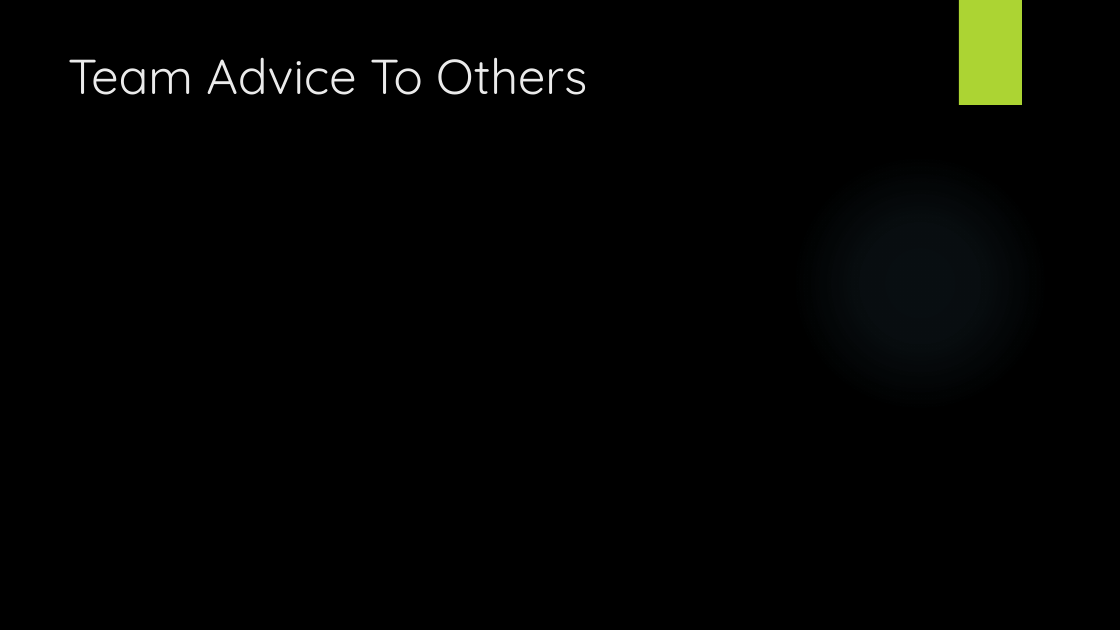
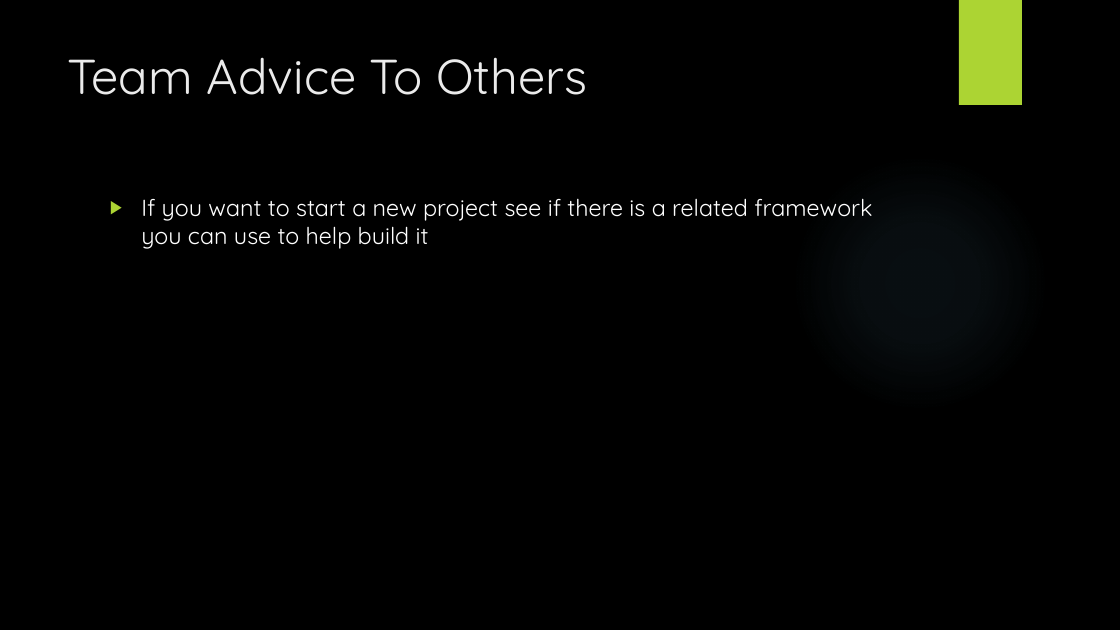
Before and after one commit to TheBrokenTheory/CapstoneProject2019, a slide deck: slide 13 of Documentation/BetaPresentation.pptx. Drawn at 1120x630 pixels with LibreOffice and Linux fonts; fonts in the diff are those of the drawing; background and template pictures are left out. Boxes give left, top, right and bottom in pixels: in the first picture for what was removed or moved away, otherwise in the second. Text is boxed around its words. In the diff, an @@ line names an element or a change of style, - is before the commit and + after.

```diff
--- a/Documentation/BetaPresentation.pptx
+++ b/Documentation/BetaPresentation.pptx
@@ text added at [141, 198, 872, 249], 20 pt, text #FFFFFF @@
+▶ If you want to start a new project see if there is a related framework you can use to help build it
```
Also in this commit, not shown: 3 other slides changed, 2 slides added, 2 slides removed.
